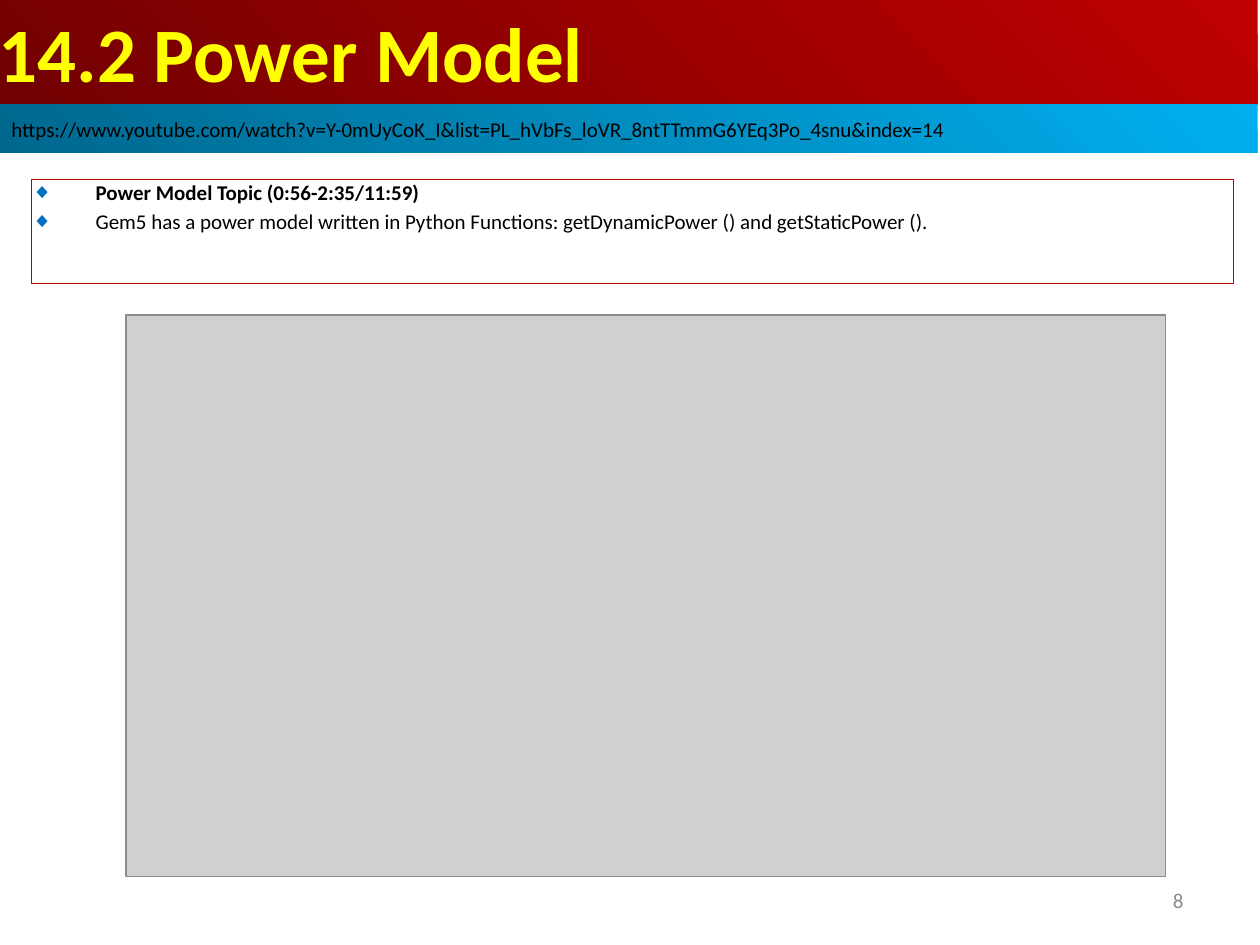
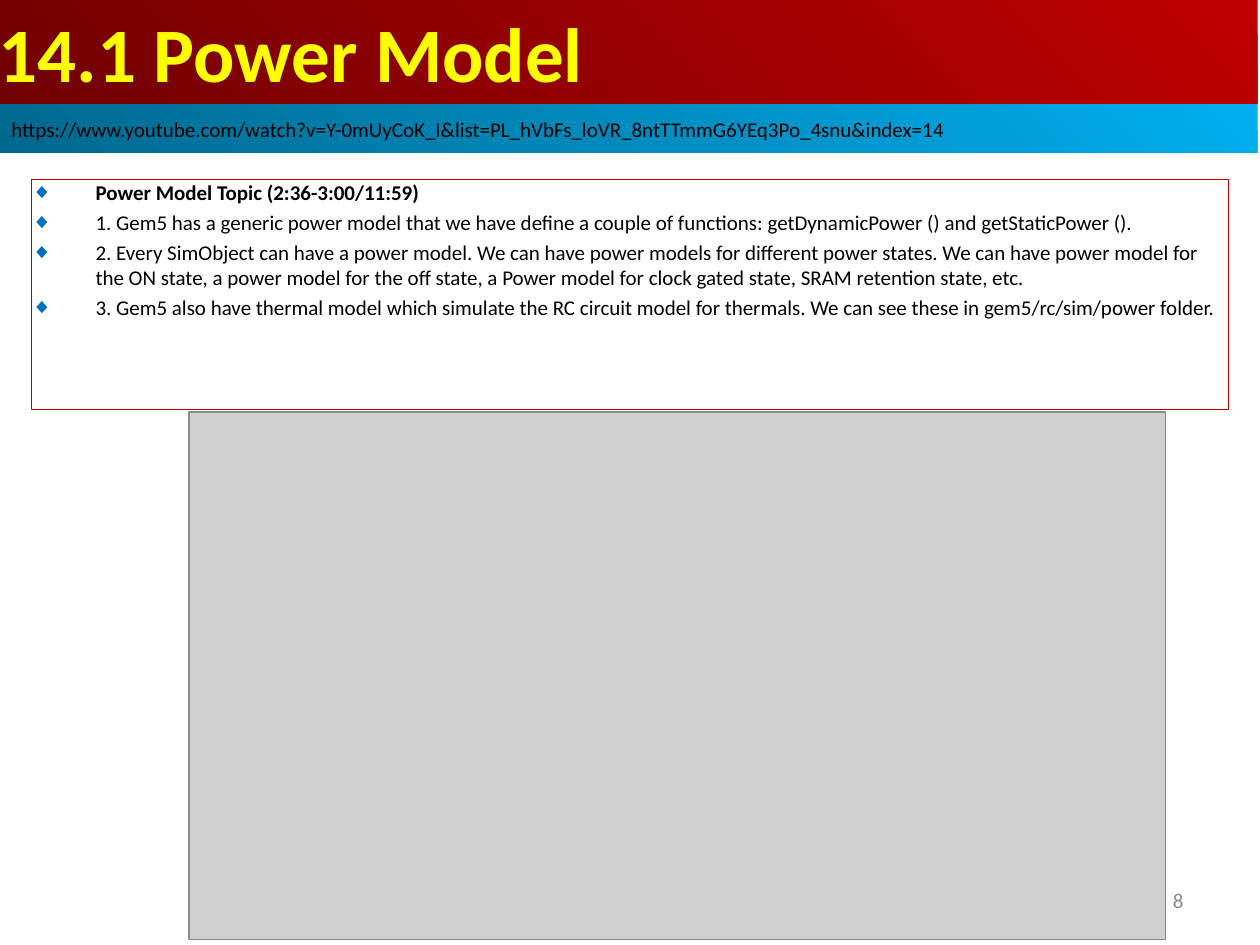
Before and after one commit to peterhchen/AIU_CS850_Gem5_McPAT, a slide deck: slide 8 of 050_Gem5/014.PwrMod/000_Video/014.PowerModel.ppt. Drawn at 1260x945 pixels with LibreOffice and Linux fonts; fonts in the diff are those of the drawing; grey boxes stand for pictures. Boxes give left, top, right and bottom in pixels: in the first picture for what was removed or moved away, otherwise in the second. Text is boxed around its words. In the diff, an @@ line names an element or a change of style, - is before the commit and + after.

```diff
--- a/050_Gem5/014.PwrMod/000_Video/014.PowerModel.ppt
+++ b/050_Gem5/014.PwrMod/000_Video/014.PowerModel.ppt
@@ text in rectangle at (x1=0, y1=28, x2=582, y2=83): text changed @@
-14.2 Power Model
+14.1 Power Model
@@ rectangle removed at (x1=32, y1=179, x2=1234, y2=284) @@
-◆ Power Model Topic (0:56-2:35/11:59)
-◆ Gem5 has a power model written in Python Functions: getDynamicPower () and getStaticPower ().
@@ rectangle added at (x1=32, y1=179, x2=1228, y2=410), outline #C00000 0.74 pt, 12 pt, text #000000 @@
+◆ Power Model Topic (2:36-3:00/11:59)
+◆ 1. Gem5 has a generic power model that we have define a couple of functions: getDynamicPower () and getStaticPower ().
+◆ 2. Every SimObject can have a power model. We can have power models for different power states. We can have power model for the ON state, a power model for the off state, a Power model for clock gated state, SRAM retention state, etc.
+◆ 3. Gem5 also have thermal model which simulate the RC circuit model for thermals. We can see these in gem5/rc/sim/power folder.
@@ picture resized from (x1=126, y1=315, x2=1166, y2=876) to (x1=189, y1=412, x2=1166, y2=939) @@
```
Also in this commit, not shown: 6 other slides changed, 5 slides added.
